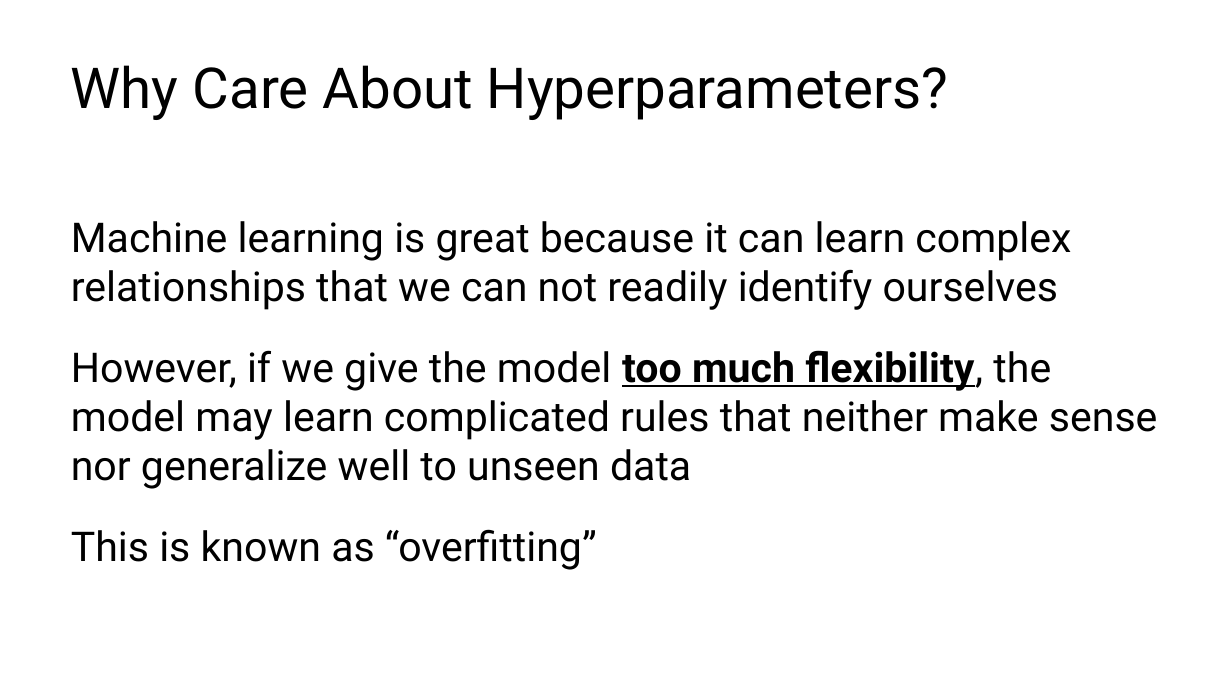
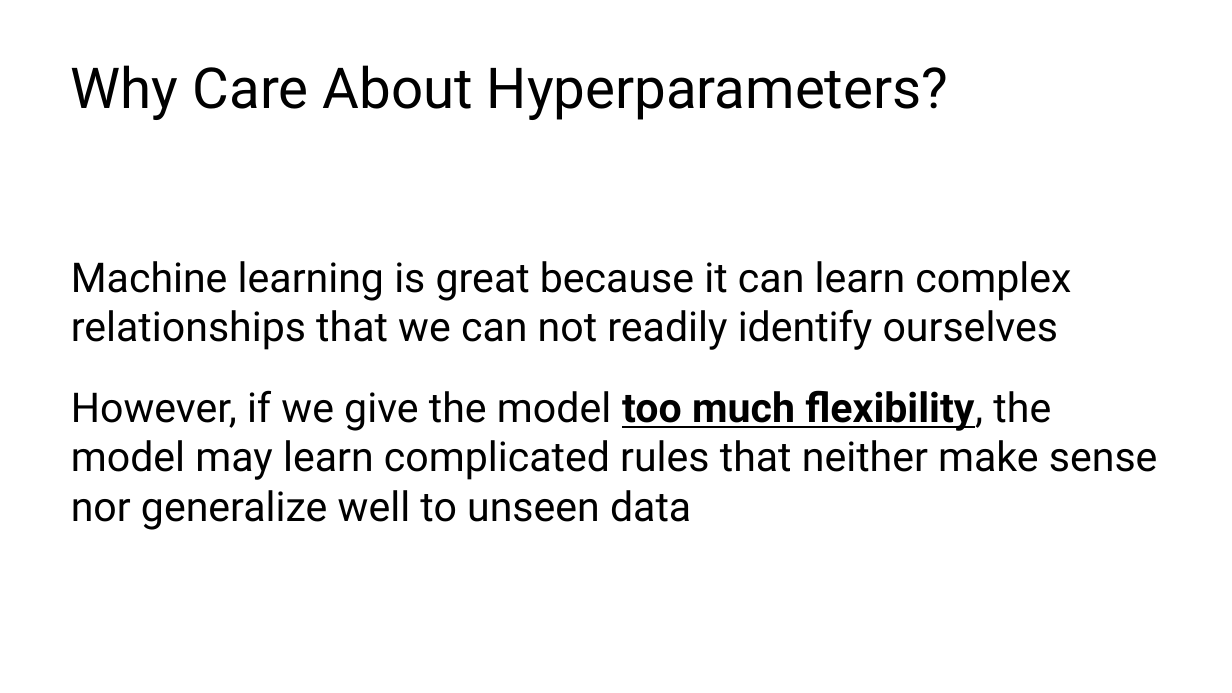
Before and after one commit to C4M-UofT/C4M-UofT.github.io, a slide deck: slide 48 of lectures/winter/6_ml_workflow/MachineLearning_tutorial.pptx (slide 47 before the commit). Drawn at 1232x693 pixels with LibreOffice and Linux fonts; fonts in the diff are those of the drawing. Boxes give left, top, right and bottom in pixels: in the first picture for what was removed or moved away, otherwise in the second. Text is boxed around its words. In the diff, an @@ line names an element or a change of style, - is before the commit and + after.

```diff
--- a/lectures/winter/6_ml_workflow/MachineLearning_tutorial.pptx
+++ b/lectures/winter/6_ml_workflow/MachineLearning_tutorial.pptx
@@ text at (71,529,597,570): paragraph removed @@
-This is known as “overfitting”
```
Also in this commit, not shown: 6 other slides changed, 2 slides added, 1 other file.
